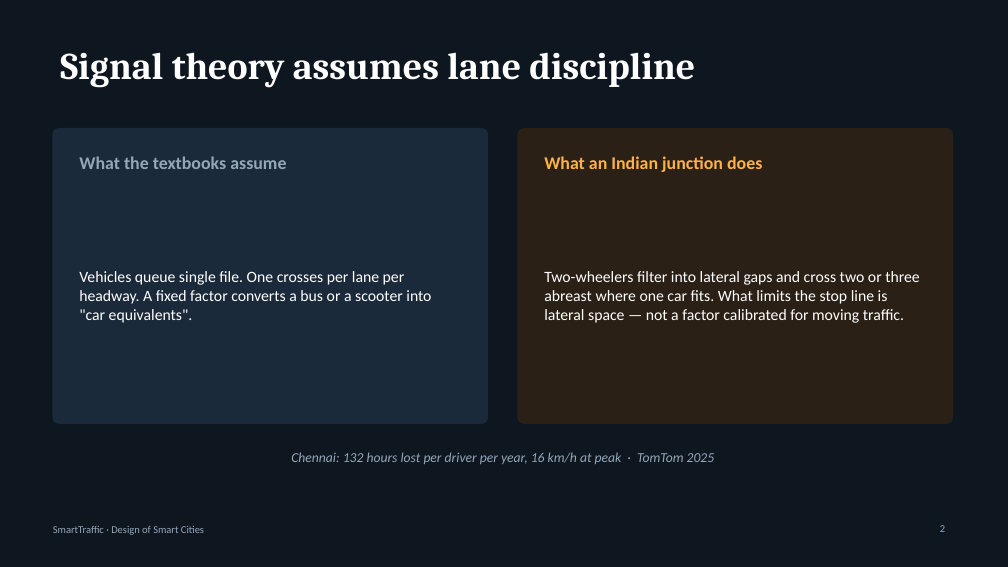
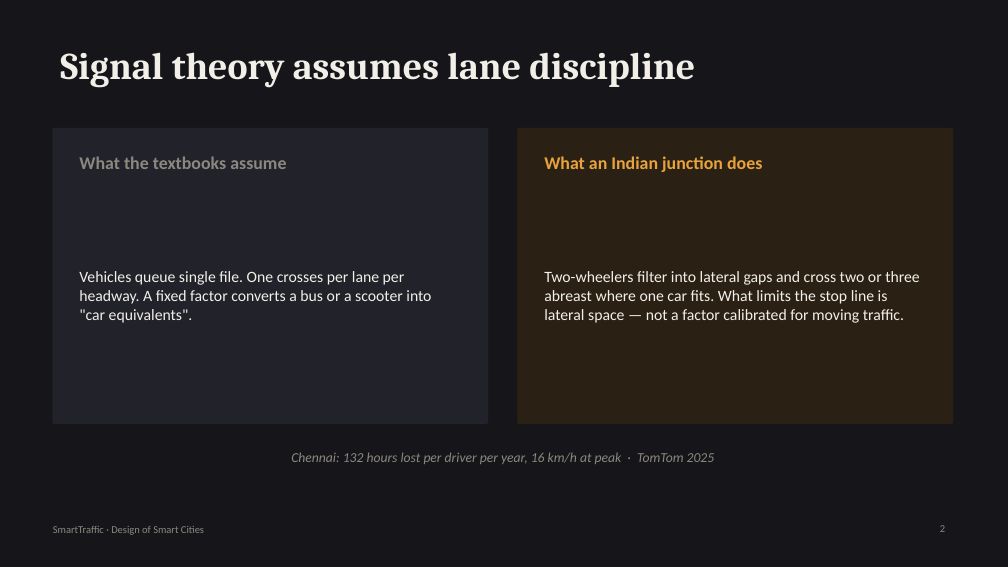
Before and after one commit to rishabcv-eng/SmartTraffic, a slide deck: slide 2 of docs/deck/SmartTraffic-5min.pptx. Drawn at 1008x567 pixels with LibreOffice and Linux fonts; fonts in the diff are those of the drawing. Boxes give left, top, right and bottom in pixels: in the first picture for what was removed or moved away, otherwise in the second. Text is boxed around its words. In the diff, an @@ line names an element or a change of style, - is before the commit and + after.

Commit message:
Restyle the decks to match: graphite and signal amber, no navy and cyan
The slides carried the same template signature the site did -- a navy ground, a
cyan accent and softly rounded panels. Both decks now use the palette the
subject belongs to: asphalt graphite, warm paper rather than pure white, signal
amber as the single accent, and signal green and red muted to the colours an
actual signal head uses rather than neon. Cyan is gone. Panels are square, the
way a printed report is, and figures are set in a monospace.

Caught a Cyrillic A that had slipped into one of the hex colours while editing,
which would have thrown when the theme was written. Both decks now validate,
pass geometry checks and export cleanly.

```diff
--- a/docs/deck/SmartTraffic-5min.pptx
+++ b/docs/deck/SmartTraffic-5min.pptx
@@ background #0E1620 to #16161A @@
@@ rounded rectangle at (x1=53, y1=129, x2=488, y2=423): fill #1B2A3A to #21222A; outline #1B2A3A 1 pt to #21222A 1 pt; proportions changed @@
@@ rounded rectangle at (x1=518, y1=129, x2=953, y2=423): fill #2A2015 to #2A2114; outline #2A2015 1 pt to #2A2114 1 pt; proportions changed @@
@@ text "What an Indian junction does" at (x1=544, y1=156, x2=762, y2=172): text colour #FFB347 to #E8A33D @@
@@ text colour #FFFFFF to #F2EFE9 in 3 elements at (x1=60, y1=52, x2=695, y2=88), (x1=79, y1=271, x2=431, y2=323), (x1=544, y1=271, x2=919, y2=323) @@
@@ text colour #94A7B8 to #8C887F in 4 elements at (x1=79, y1=156, x2=286, y2=169), (x1=291, y1=452, x2=715, y2=464), (x1=940, y1=525, x2=945, y2=532), (x1=53, y1=526, x2=204, y2=535) @@
```
Also in this commit, not shown: 6 other slides changed, 4 other files.
